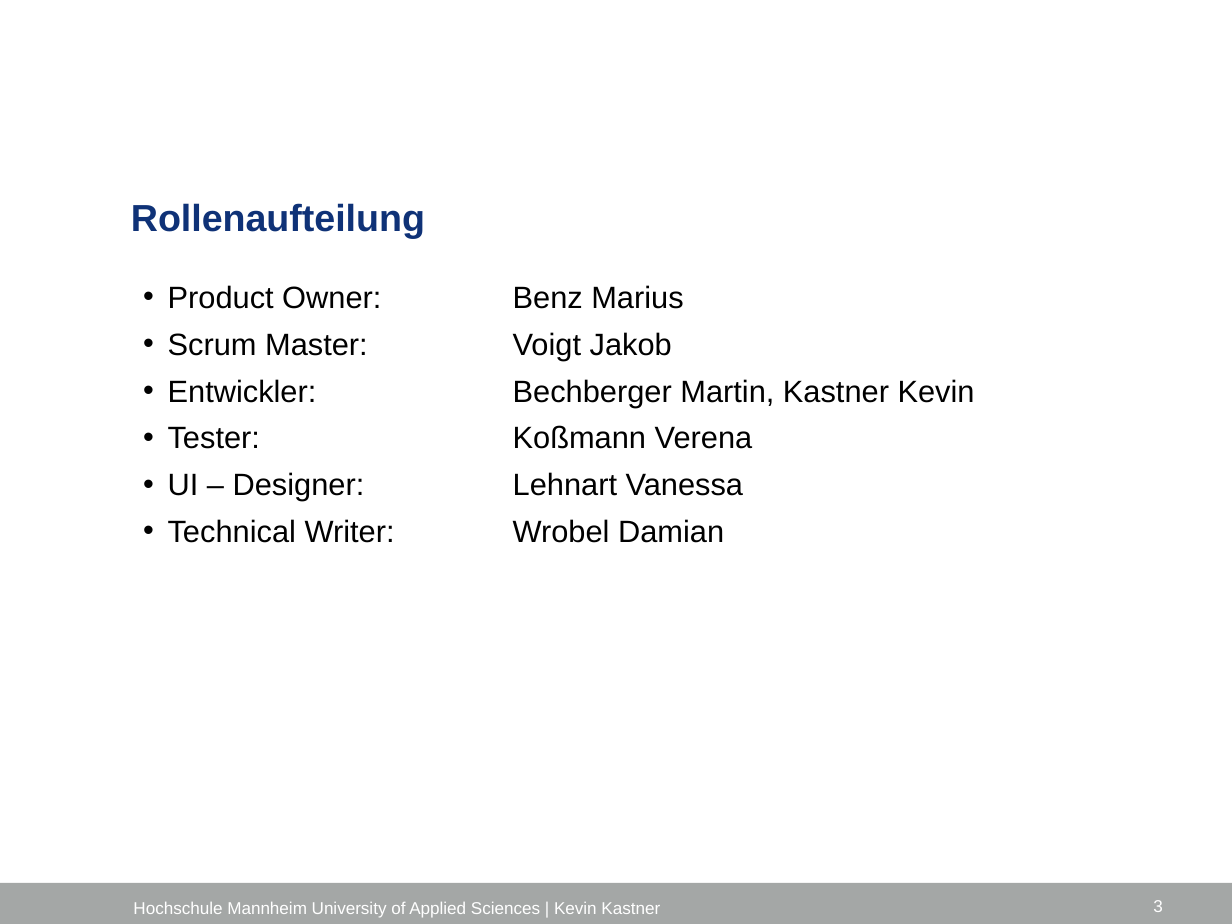
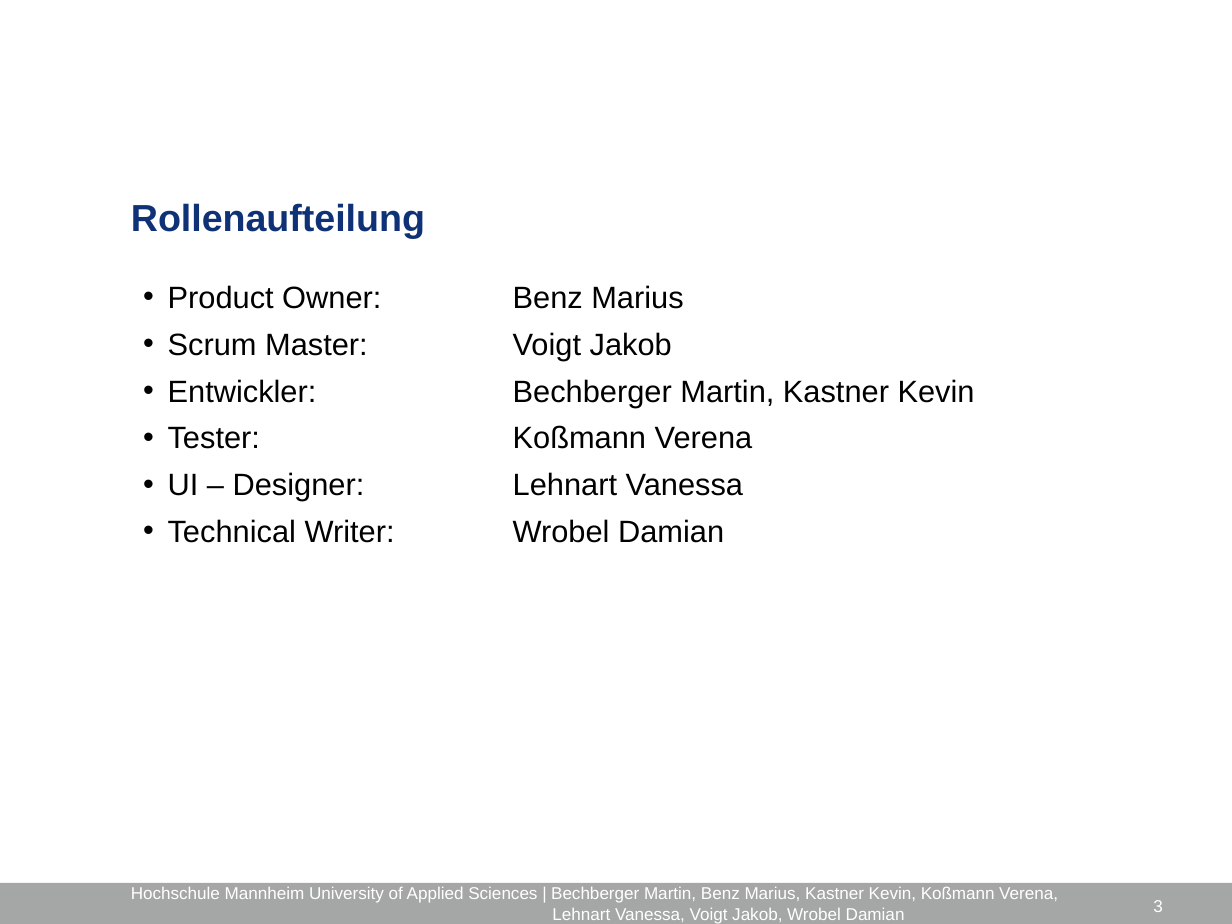
Before and after one commit to JVoigt1234/18pme22, a slide deck: slide 3 of documentation/presentations/PME2.pptx. Drawn at 1232x924 pixels with LibreOffice and Linux fonts; fonts in the diff are those of the drawing; background and template pictures are left out. Boxes give left, top, right and bottom in pixels: in the first picture for what was removed or moved away, otherwise in the second. Text is boxed around its words. In the diff, an @@ line names an element or a change of style, - is before the commit and + after.

```diff
--- a/documentation/presentations/PME2.pptx
+++ b/documentation/presentations/PME2.pptx
@@ text at [131, 887, 1058, 924]: text changed @@
-Hochschule Mannheim University of Applied Sciences | Kevin Kastner
+Hochschule Mannheim University of Applied Sciences | Bechberger Martin, Benz Marius, Kastner Kevin, Koßmann Verena,
+Lehnart Vanessa, Voigt Jakob, Wrobel Damian
```
Also in this commit, not shown: 3 other slides changed, 39 other files.
